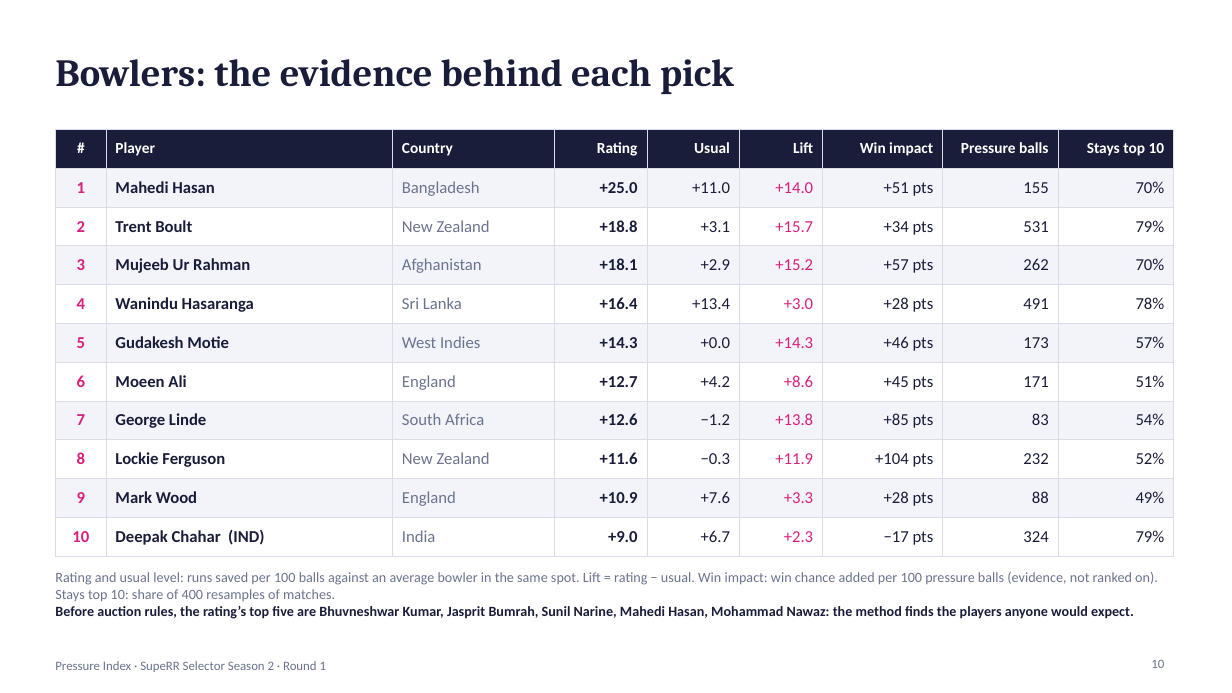
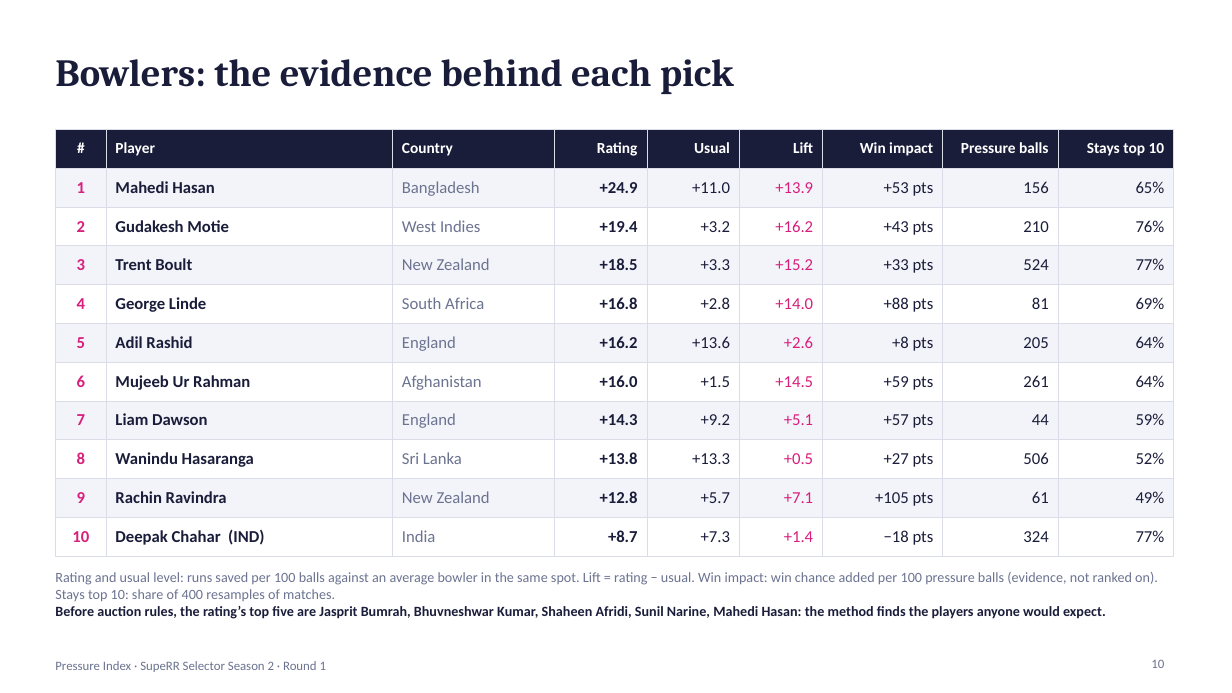
Before and after one commit to AnshBhavsar1654/Pressure-Index, a slide deck: slide 10 of Pressure_Index_RR_2027.pptx. Drawn at 1232x693 pixels with LibreOffice and Linux fonts; fonts in the diff are those of the drawing. Boxes give left, top, right and bottom in pixels: in the first picture for what was removed or moved away, otherwise in the second. Text is boxed around its words. In the diff, an @@ line names an element or a change of style, - is before the commit and + after.

Commit message:
Add 2026 World Cup data and revise player evidence
- Incorporate public Cricsheet World Cup data into rankings and the deck
- Require stronger recent pressure evidence and report retained squad roles

```diff
--- a/Pressure_Index_RR_2027.pptx
+++ b/Pressure_Index_RR_2027.pptx
@@ table at (x1=55, y1=129, x2=1174, y2=549) @@
-row 2: 1 | Mahedi Hasan | Bangladesh | +25.0 | +11.0 | +14.0 | +51 pts | 155 | 70%
+row 2: 1 | Mahedi Hasan | Bangladesh | +24.9 | +11.0 | +13.9 | +53 pts | 156 | 65%
-row 3: 2 | Trent Boult | New Zealand | +18.8 | +3.1 | +15.7 | +34 pts | 531 | 79%
+row 3: 2 | Gudakesh Motie | West Indies | +19.4 | +3.2 | +16.2 | +43 pts | 210 | 76%
-row 4: 3 | Mujeeb Ur Rahman | Afghanistan | +18.1 | +2.9 | +15.2 | +57 pts | 262 | 70%
+row 4: 3 | Trent Boult | New Zealand | +18.5 | +3.3 | +15.2 | +33 pts | 524 | 77%
-row 5: 4 | Wanindu Hasaranga | Sri Lanka | +16.4 | +13.4 | +3.0 | +28 pts | 491 | 78%
+row 5: 4 | George Linde | South Africa | +16.8 | +2.8 | +14.0 | +88 pts | 81 | 69%
-row 6: 5 | Gudakesh Motie | West Indies | +14.3 | +0.0 | +14.3 | +46 pts | 173 | 57%
+row 6: 5 | Adil Rashid | England | +16.2 | +13.6 | +2.6 | +8 pts | 205 | 64%
-row 7: 6 | Moeen Ali | England | +12.7 | +4.2 | +8.6 | +45 pts | 171 | 51%
+row 7: 6 | Mujeeb Ur Rahman | Afghanistan | +16.0 | +1.5 | +14.5 | +59 pts | 261 | 64%
-row 8: 7 | George Linde | South Africa | +12.6 | −1.2 | +13.8 | +85 pts | 83 | 54%
+row 8: 7 | Liam Dawson | England | +14.3 | +9.2 | +5.1 | +57 pts | 44 | 59%
-row 9: 8 | Lockie Ferguson | New Zealand | +11.6 | −0.3 | +11.9 | +104 pts | 232 | 52%
+row 9: 8 | Wanindu Hasaranga | Sri Lanka | +13.8 | +13.3 | +0.5 | +27 pts | 506 | 52%
-row 10: 9 | Mark Wood | England | +10.9 | +7.6 | +3.3 | +28 pts | 88 | 49%
+row 10: 9 | Rachin Ravindra | New Zealand | +12.8 | +5.7 | +7.1 | +105 pts | 61 | 49%
-row 11: 10 | Deepak Chahar (IND) | India | +9.0 | +6.7 | +2.3 | −17 pts | 324 | 79%
+row 11: 10 | Deepak Chahar (IND) | India | +8.7 | +7.3 | +1.4 | −18 pts | 324 | 77%
@@ text at (x1=55, y1=606, x2=1106, y2=619): text changed @@
-Before auction rules, the rating’s top five are Bhuvneshwar Kumar, Jasprit Bumrah, Sunil Narine, Mahedi Hasan, Mohammad Nawaz: the method finds the players anyone would expect.
+Before auction rules, the rating’s top five are Jasprit Bumrah, Bhuvneshwar Kumar, Shaheen Afridi, Sunil Narine, Mahedi Hasan: the method finds the players anyone would expect.
```
Also in this commit, not shown: 13 other slides changed, 1 slide removed, 23 other files.
